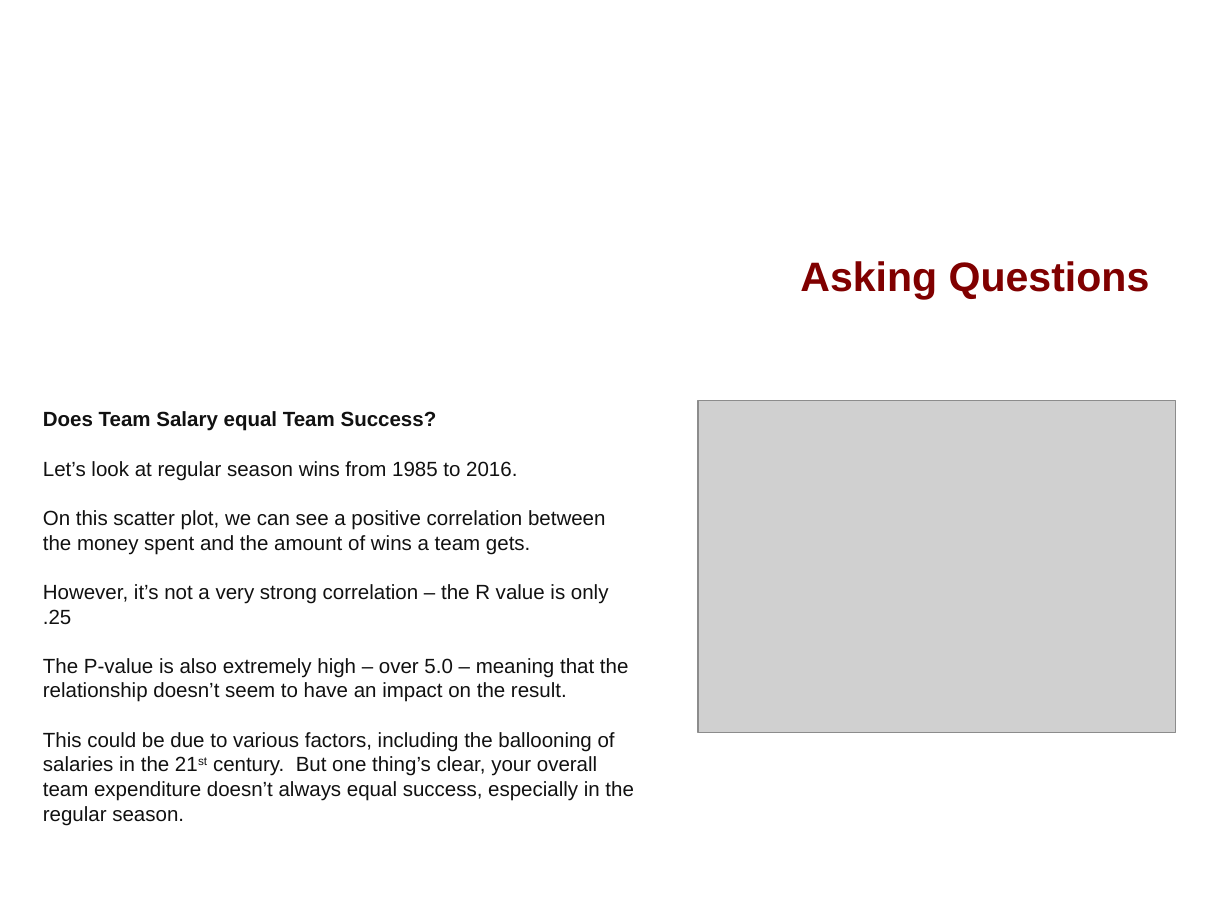
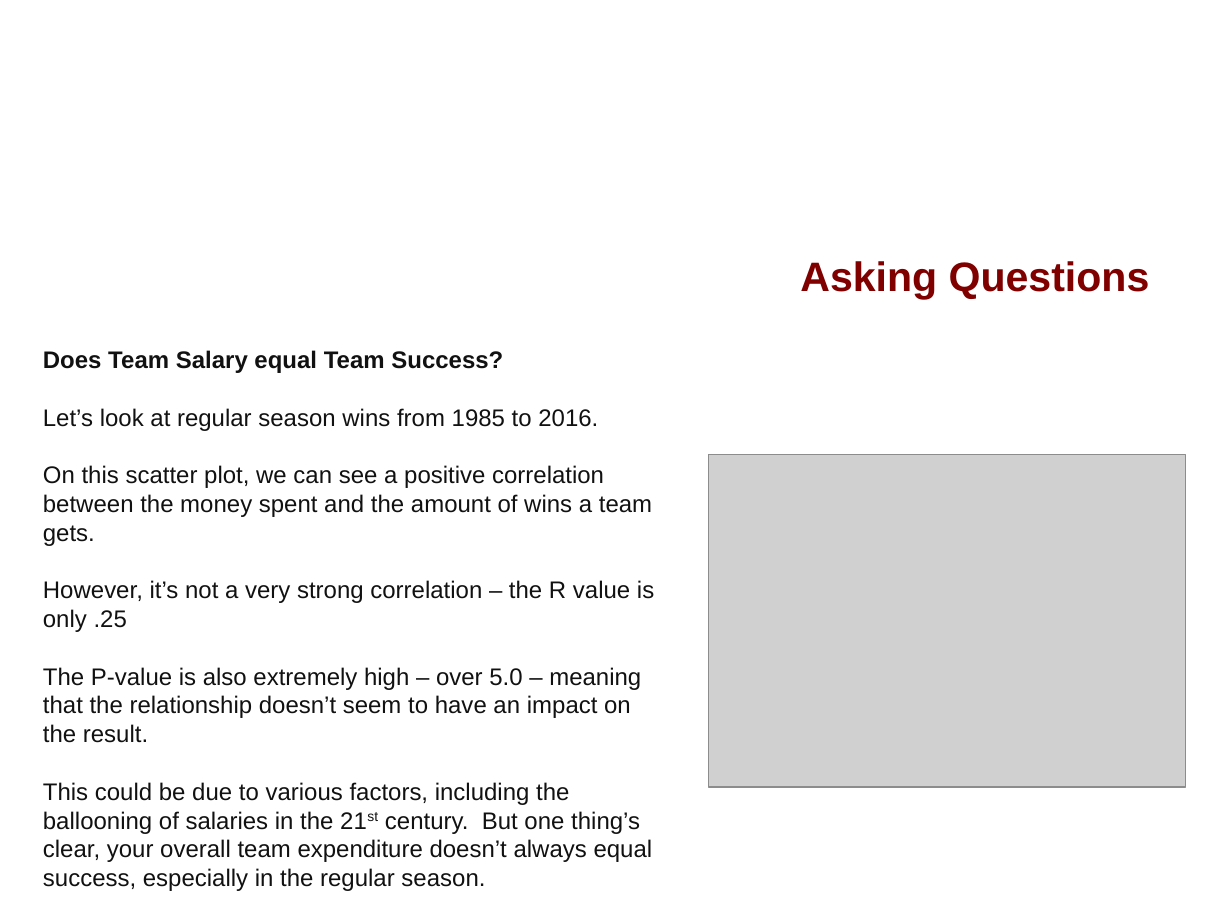
Before and after one commit to davidfashbinder/final_project, a slide deck: slide 9 of Final Presentation.pptx (slide 8 before the commit). Drawn at 1232x924 pixels with LibreOffice and Linux fonts; fonts in the diff are those of the drawing; grey boxes stand for pictures; background and template pictures are left out. Boxes give left, top, right and bottom in pixels: in the first picture for what was removed or moved away, otherwise in the second. Text is boxed around its words. In the diff, an @@ line names an element or a change of style, - is before the commit and + after.

Commit message:
final presentation edits

```diff
--- a/Final Presentation.pptx
+++ b/Final Presentation.pptx
@@ text "Does Team Salary equal Team ...": place and size @@
-text "Does Team Salary equal Team ..." at box(43, 411, 633, 826)
+text "Does Team Salary equal Team ..." at box(43, 350, 654, 891)
@@ text "Does Team Salary equal Team ..." at box(43, 350, 654, 891): size 12 to 14 pt @@
@@ picture: place and size @@
-picture at box(699, 400, 1177, 733)
+picture at box(708, 455, 1186, 787)
```
Also in this commit, not shown: 2 other slides changed, 1 slide added.
